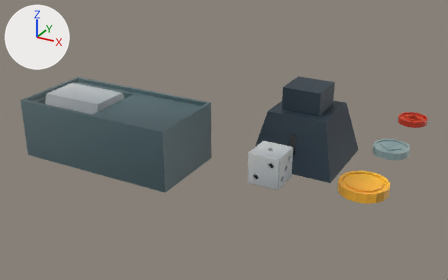
One commit to the glTF model res/models/props.glb: the scene before it, then after it.
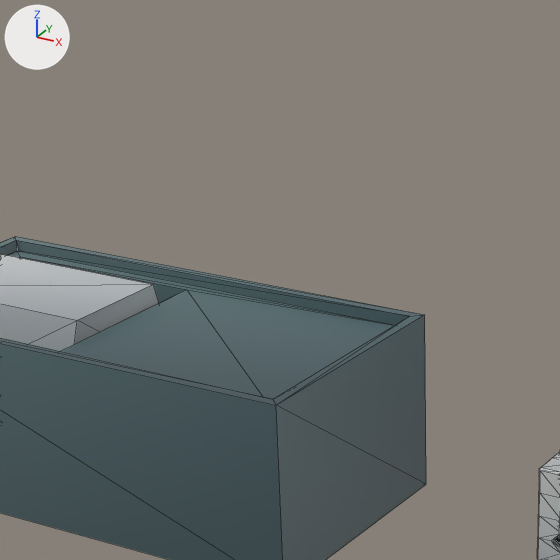
There are two pictures of each version: one whole from a 50 mm lens placed at (8.79, -10.72, 5.7), pointed at (2.16, 1.34, -0.33), one close up on the part from 16% to 57% of the width and 0% to 65% of the height. Every picture has the same lights, and +X, +Y and +Z are marked at upper left. The first two pictures are the older version. The close-ups show mesh edges as thin lines. Where no turn or scale is listed for an object, it has been applied to the vertices.

The first close-up shows 'arcader_a', 'dice_a', 'revolver_a'.
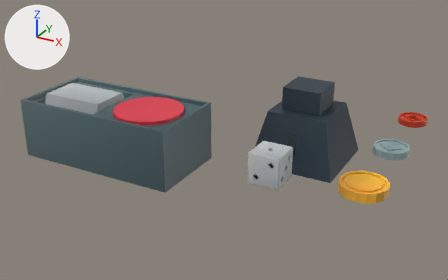
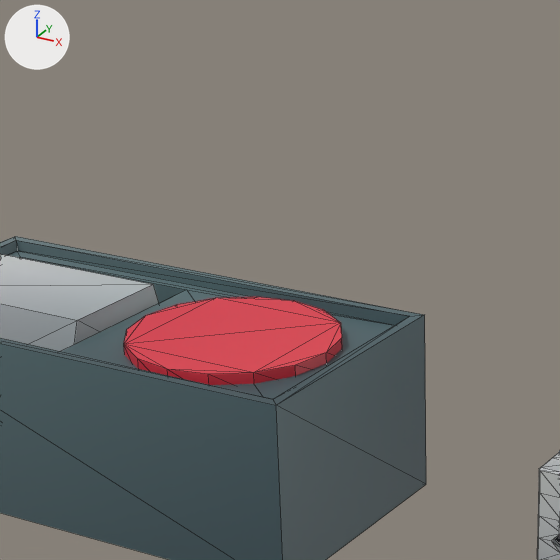
Location of each change, (x1, y1, x2, y2) in pixels of the close-ups (560 x 560 px):
'arcader_a_button', added (red)
    after: (124, 297, 342, 385)

What changed in the scene script:
```text
Add me_cylinder_004:
    me_cylinder_004.from_pydata(...)  # a 16-sided cylinder along z spanning x -0.81..0.81, y -0.81..0.81, z -0.08..0.08
    me_cylinder_004.materials.append(mat_material)  # picture img_pineapple_32_3x
Add ob_arcader_a_button:
    ob_arcader_a_button = bpy.data.objects.new('arcader_a_button', me_cylinder_004)
    ob_arcader_a_button.location = (0.952, 0.0, 0.619)
```
